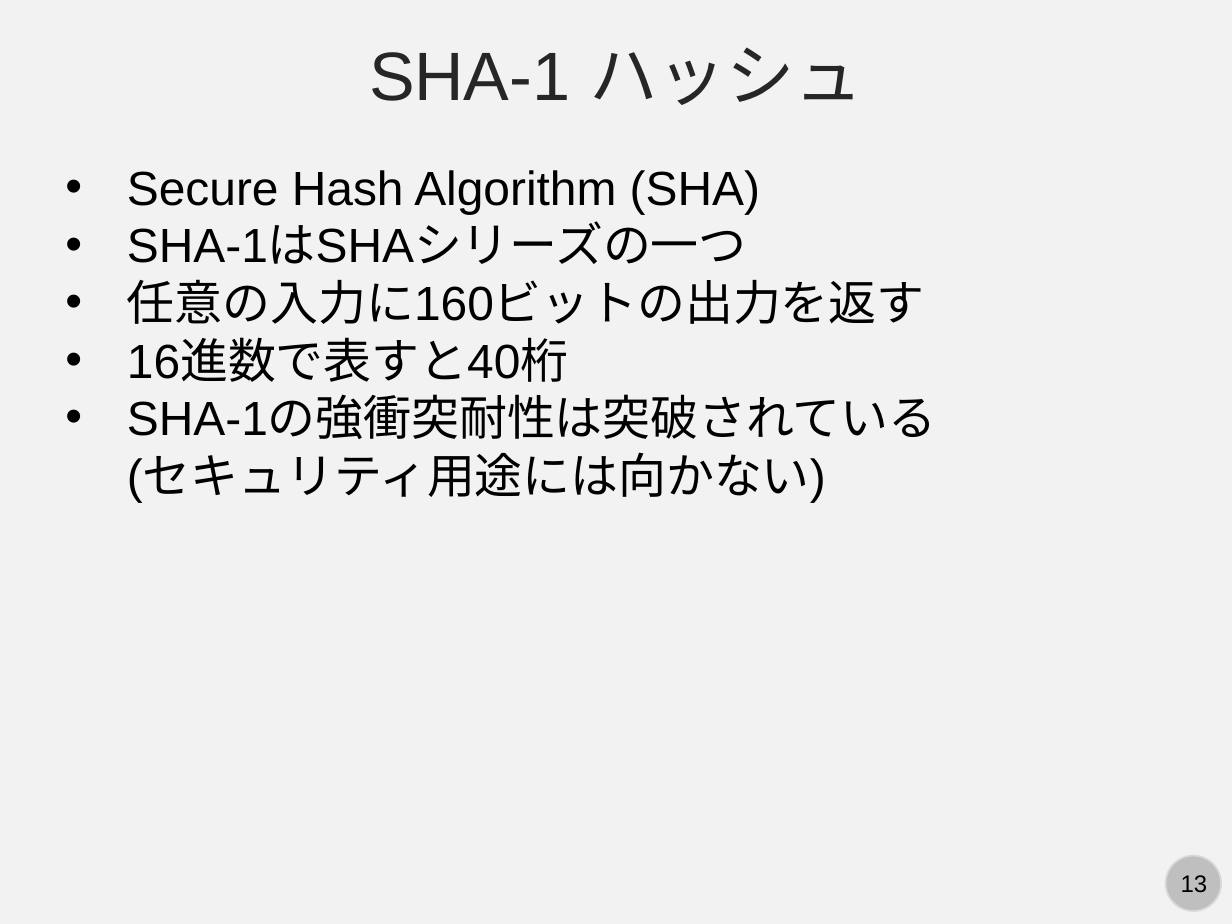
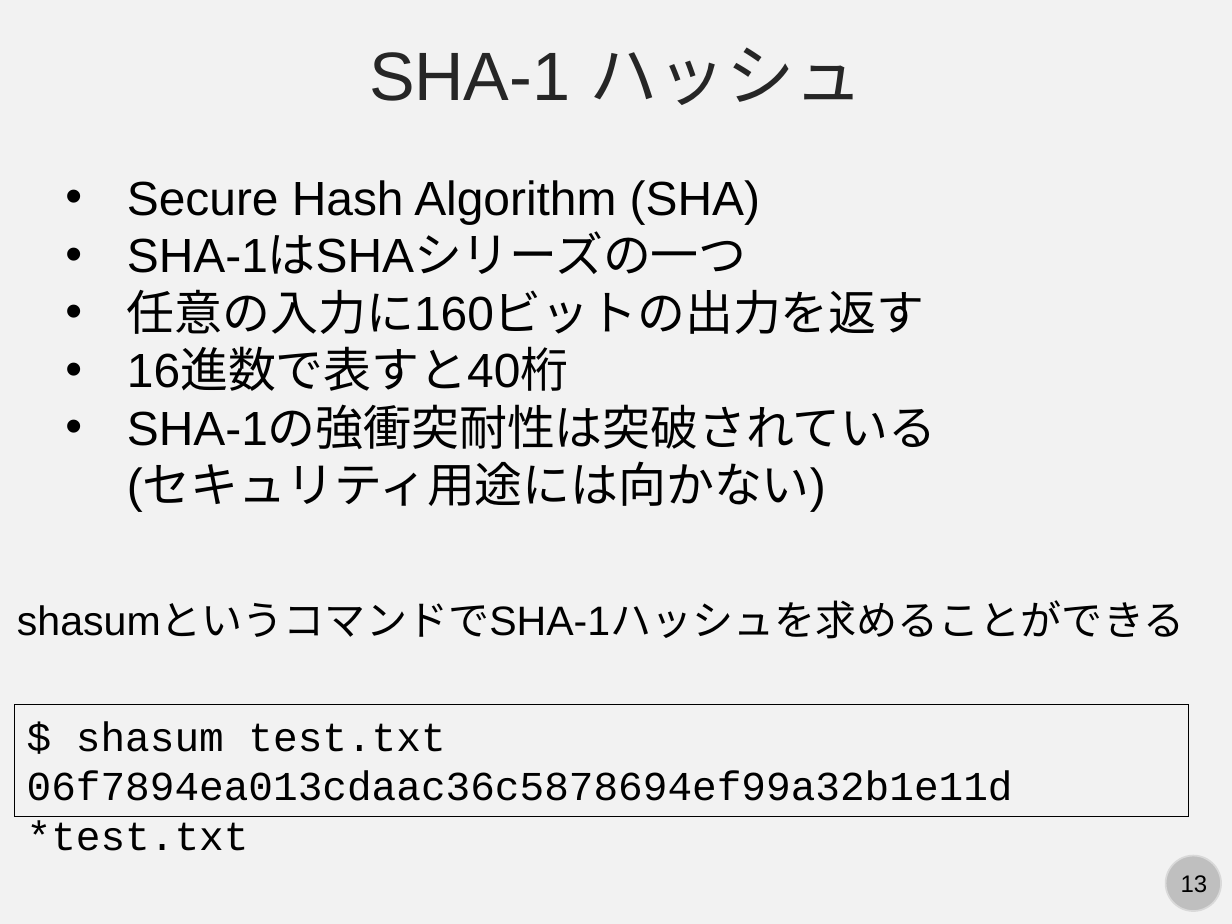
Before and after one commit to kaityo256/github, a slide deck: slide 13 of internals/fig/slide.pptx. Drawn at 1232x924 pixels with LibreOffice and Linux fonts; fonts in the diff are those of the drawing. Boxes give left, top, right and bottom in pixels: in the first picture for what was removed or moved away, otherwise in the second. Text is boxed around its words. In the diff, an @@ line names an element or a change of style, - is before the commit and + after.

```diff
--- a/internals/fig/slide.pptx
+++ b/internals/fig/slide.pptx
@@ text "Secure Hash Algorithm (SHA)": place and size @@
-text "Secure Hash Algorithm (SHA)" at [127, 170, 936, 502]
+text "Secure Hash Algorithm (SHA)" at [127, 180, 936, 511]
@@ text added at [17, 602, 1184, 639], 24 pt, text #000000 @@
+shasumというコマンドでSHA-1ハッシュを求めることができる
@@ rectangle added at [15, 705, 1189, 817], outline #000000 0.75 pt, 24 pt, text #000000 @@
+$ shasum test.txt
+06f7894ea013cdaac36c5878694ef99a32b1e11d *test.txt
```
Also in this commit, not shown: 24 slides added, 4 other files.
